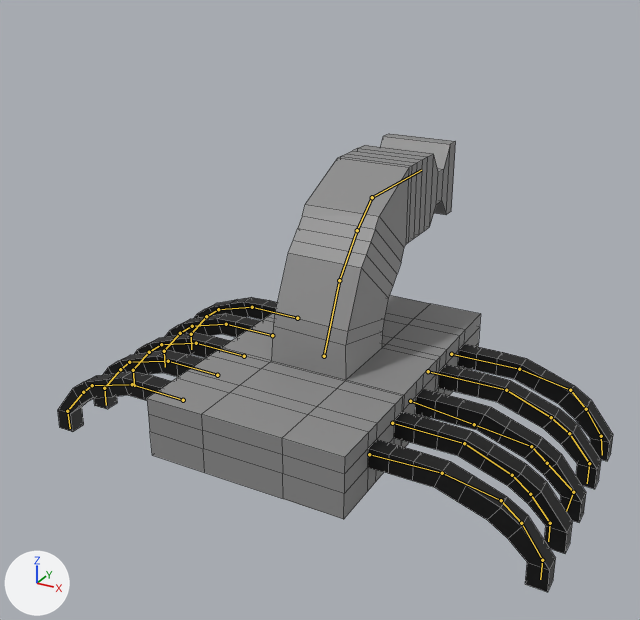
The Blender file Blender/BossEnemyTypeOne.blend as it was, and as the next commit left it.
One viewpoint serves both versions: a 50 mm lens placed at (16.8, -32.7, 22.2), pointed at (-0.6, -1.1, 6.4). Every picture has the same lights, and +X, +Y and +Z are marked at lower left. The bones that bend it are drawn over the model as lines. Mesh edges are drawn as thin lines.

The first picture shows '立方体.013'.
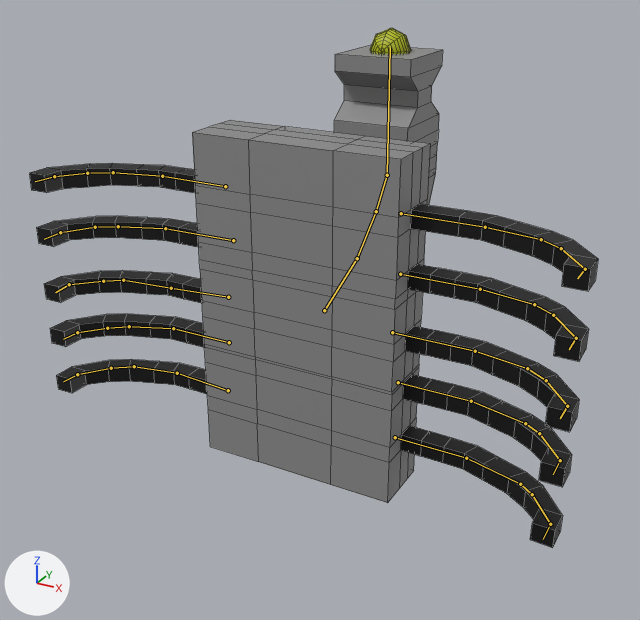
The newer file adds an action. The first version stands in its rest pose; the second is drawn at frame 65 of the action 'RotationAttack'.

Scene script edits in JSON lines:
```json
{"block": "bone_originbone", "where": "bone_originbone = bpy.data.objects['アーマチュア'].pose.bones['OriginBone']"}
{"op": "set", "path": "bone_originbone.location", "old": "(0.0, 0.0, 0.0)", "new": "(0.0, 0.57, 0.25)"}
{"op": "set", "path": "bone_originbone.rotation_quaternion", "old": "(1.0, 0.0, 0.0, 0.0)", "new": "(0.0, 0.003, -0.935, 0.354)", "note": "degrees (0, 0, 0) -> degrees (41, -180, 0)"}
{"block": "bone_legfivebone_l", "where": "bone_legfivebone_l = bpy.data.objects['アーマチュア'].pose.bones['LegFiveBone_L']  # child of 'OriginBone'"}
{"op": "set", "path": "bone_legfivebone_l.rotation_quaternion", "old": "(1.0, 0.0, 0.0, 0.0)", "new": "(0.0, -0.716, -0.004, -0.698)", "note": "degrees (0, 0, 0) -> degrees (166, -89, 14)"}
{"block": "bone_legfourbone_l", "where": "bone_legfourbone_l = bpy.data.objects['アーマチュア'].pose.bones['LegFourBone_L']  # child of 'OriginBone'"}
{"op": "set", "path": "bone_legfourbone_l.rotation_quaternion", "old": "(1.0, 0.0, 0.0, 0.0)", "new": "(0.001, -0.716, -0.004, -0.698)", "note": "degrees (0, 0, 0) -> degrees (169, -89, 11)"}
{"block": "bone_legthreebone_l", "where": "bone_legthreebone_l = bpy.data.objects['アーマチュア'].pose.bones['LegThreeBone_L']  # child of 'OriginBone'"}
{"op": "set", "path": "bone_legthreebone_l.rotation_quaternion", "old": "(1.0, 0.0, 0.0, 0.0)", "new": "(0.001, -0.716, -0.004, -0.698)", "note": "degrees (0, 0, 0) -> degrees (171, -88, 9)"}
{"block": "bone_legtwobone_l", "where": "bone_legtwobone_l = bpy.data.objects['アーマチュア'].pose.bones['LegTwoBone_L']  # child of 'OriginBone'"}
{"op": "set", "path": "bone_legtwobone_l.rotation_quaternion", "old": "(1.0, 0.0, 0.0, 0.0)", "new": "(0.001, -0.716, -0.004, -0.698)", "note": "degrees (0, 0, 0) -> degrees (169, -88, 11)"}
{"block": "bone_legonebone_l", "where": "bone_legonebone_l = bpy.data.objects['アーマチュア'].pose.bones['LegOneBone_L']  # child of 'OriginBone'"}
{"op": "set", "path": "bone_legonebone_l.rotation_quaternion", "old": "(1.0, 0.0, 0.0, 0.0)", "new": "(0.001, -0.716, -0.004, -0.698)", "note": "degrees (0, 0, 0) -> degrees (170, -88, 10)"}
```

Boxes [x1, y1, x2, y2] around the edits, measured in the pictures (640 x 620 px):
```json
{"object": "立方体.013", "change": "posed", "before": [58, 134, 613, 592], "after": [29, 28, 598, 548], "on screen": "14% taller"}
{"bone": "OriginBone", "before": "(324, 356) to (339, 280)", "after": "(324, 310) to (357, 258)"}
{"bone": "LegFiveBone_L", "before": "(183, 400) to (132, 384)", "after": "(395, 437) to (466, 458)"}
{"bone": "LegFourBone_L", "before": "(217, 375) to (168, 361)", "after": "(398, 382) to (471, 401)"}
{"bone": "LegThreeBone_L", "before": "(244, 356) to (196, 343)", "after": "(392, 332) to (475, 351)"}
{"bone": "LegTwoBone_L", "before": "(272, 335) to (226, 324)", "after": "(400, 274) to (480, 289)"}
{"bone": "LegOneBone_L", "before": "(297, 318) to (252, 307)", "after": "(401, 213) to (485, 227)"}
```
